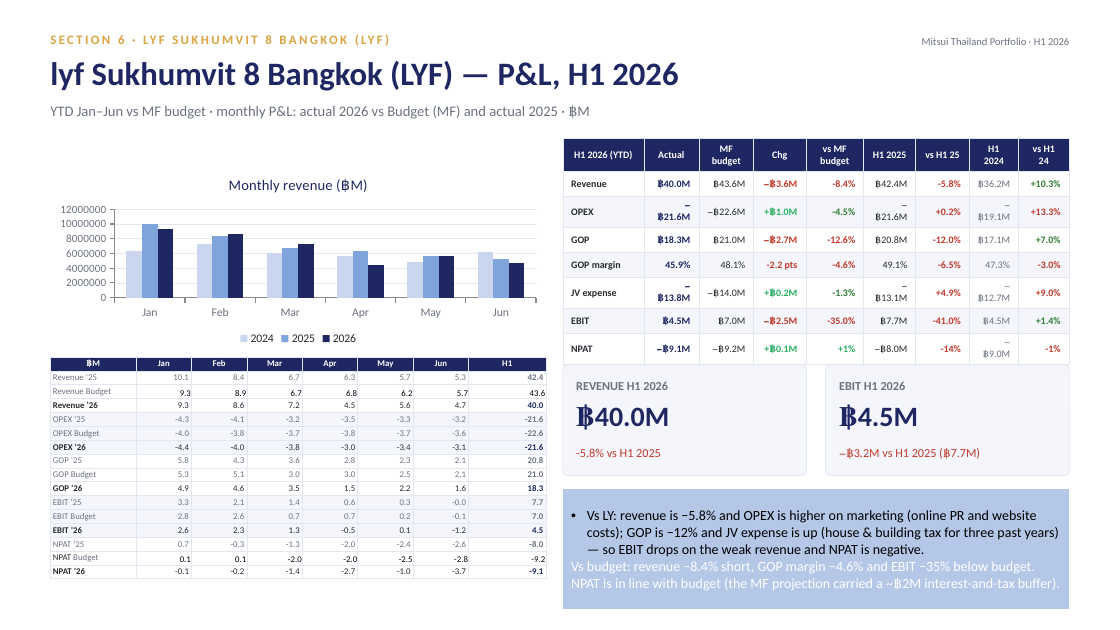
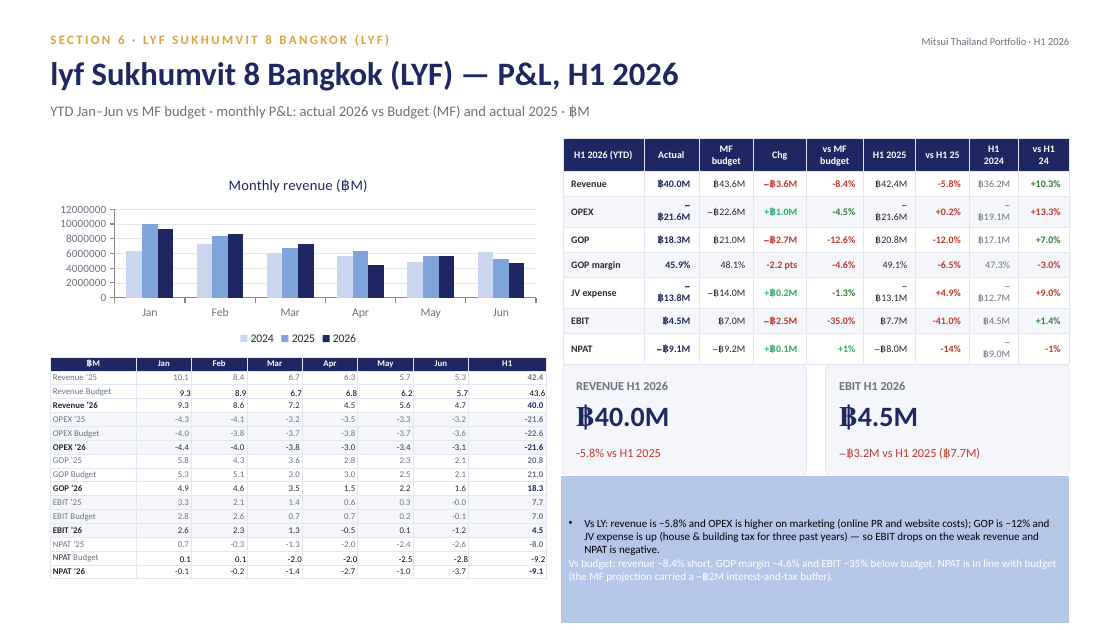
Before and after one commit to Chavin2543/mae-workspace, a slide deck: slide 29 of output/Portfolio_Performance_Report_H1-2026.pptx. Drawn at 1120x630 pixels with LibreOffice and Linux fonts; fonts in the diff are those of the drawing. Boxes give left, top, right and bottom in pixels: in the first picture for what was removed or moved away, otherwise in the second. Text is boxed around its words. In the diff, an @@ line names an element or a change of style, - is before the commit and + after.

```diff
--- a/output/Portfolio_Performance_Report_H1-2026.pptx
+++ b/output/Portfolio_Performance_Report_H1-2026.pptx
@@ rectangle "Vs LY: revenue is −5.8% ..." resized from (x1=563, y1=489, x2=1070, y2=610) to (x1=560, y1=476, x2=1070, y2=623) @@
@@ rectangle "Vs LY: revenue is −5.8% ..." at (x1=560, y1=476, x2=1070, y2=623): size 12 to 9.5 pt @@
```
Also in this commit, not shown: 5 other slides changed.
